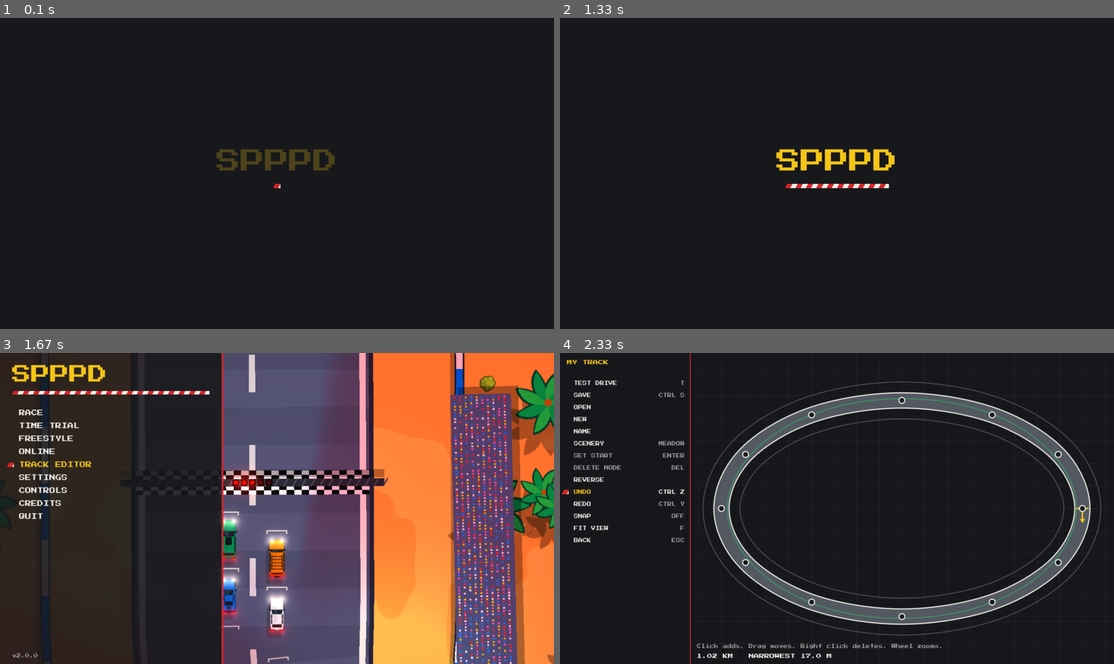
Above: before the commit, frames 1-4 (two rows, left to right).
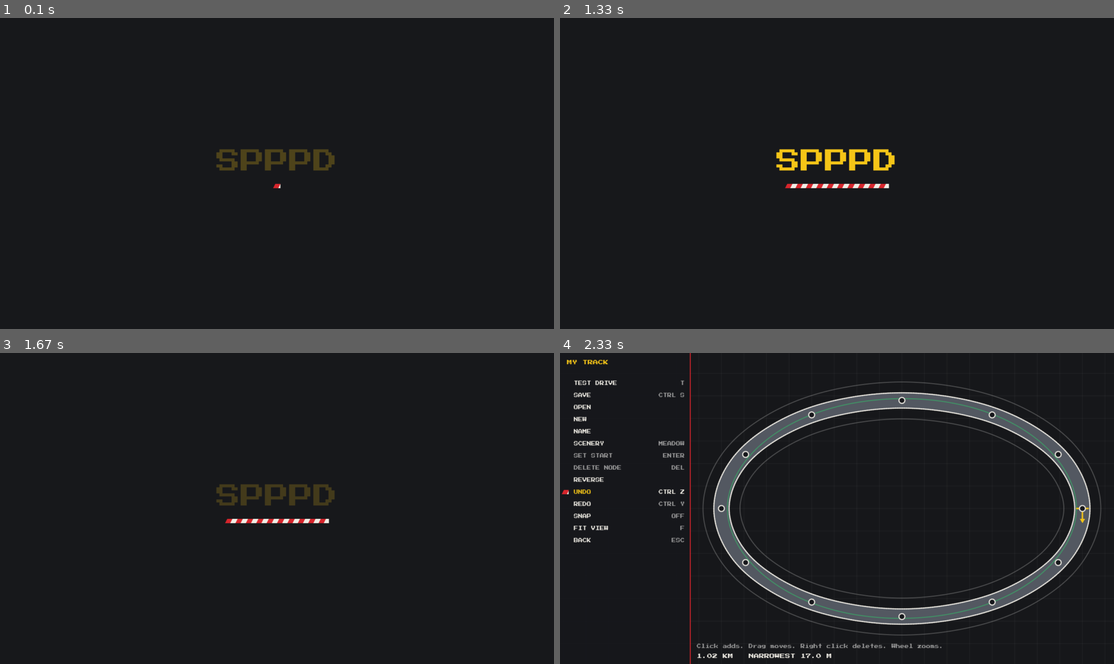
Above: after the commit, the same moments.

Repository: vanillaiice/spppd
Game: LÖVE game, started from main.lua
Same seed, same stepped clock (60 frames per second), same inputs: the game is played once before the commit and once after it.
Inputs (mouse positions are in pixels of both pictures, inside the frame that each line leads up to):
- Up to frame 1 (0.1 s): no input
- Up to frame 2 (1.33 s): no input
- Up to frame 3 (1.67 s): click (105, 461) at 1.48 s
- Up to frame 4 (2.33 s): tap Enter at 1.77 s; press the mouse at (620, 492) at 2.13 s; move the mouse to (637, 464) at 2.23 s

Frames 1-2 are identical in both runs. In frame 3, 61% of the frame differs, in the area x 1-100%, y 0-100%; in frame 4, nothing differs.

Commit message:
Play a start button, V8 rev and blow-off over the splash
Co-Authored-By: Claude Opus 5.5 <noreply@anthropic.com>

Diff:
--- a/src/audio.lua
+++ b/src/audio.lua
@@ -13,6 +13,15 @@
 local IMPACT_GAP = 0.12    -- seconds; a car grinding along a wall is one noise
 local SPOOL_UP, SPOOL_DOWN = 1.8, 7  -- how fast the turbo fills and dumps (per s)
 local BLOWOFF_SPOOL = 0.55 -- turbo pressure needed to be heard venting
+local STARTUP_PRESS = 0.08 -- the start button going down
+local STARTUP_CATCH = 0.35 -- seconds before the engine fires
+audio.STARTUP_PEAK = 1.1   -- the rev flare tops out and the turbo vents
+audio.STARTUP_LENGTH = 1.7
+local STARTUP_REDLINE = 7000
+-- Where each cylinder fires in the cycle, and how hard its pulse reaches the
+-- tailpipe. The unevenness is what gives a V8 its lope.
+local V8_FIRING = { 0.02, 0.13, 0.27, 0.36, 0.52, 0.61, 0.77, 0.86 }
+local V8_LEVEL = { 1, 0.72, 0.9, 0.62, 0.95, 0.7, 0.84, 0.66 }
 
 local NOISE, SINE, SQUARE = sfxr.WAVEFORM.NOISE, sfxr.WAVEFORM.SINE, sfxr.WAVEFORM.SQUARE
 
@@ -173,6 +182,110 @@
   return noiseLoop(1.2, 0.11, 1.7)
 end
 
+-- Engine speed through the startup: a stumble as it catches, then a hard snap
+-- up the revs into the limiter, and a fall to idle.
+local function startupRpm(t)
+  if t < STARTUP_CATCH then return 500 end
+  local peak = audio.STARTUP_PEAK
+  if t < STARTUP_CATCH + 0.2 then
+    return 500 + 900 * (t - STARTUP_CATCH) / 0.2
+  end
+  if t < peak then
+    return 1400 + (STARTUP_REDLINE - 1400) * (1 - math.exp(-(t - STARTUP_CATCH - 0.2) * 7))
+  end
+  return 1000 + (STARTUP_REDLINE - 1000) * math.exp(-(t - peak) * 6)
+end
+
+-- A two-pole resonance: one length of exhaust pipe ringing at hz.
+local function resonator(hz, r)
+  local y1, y2 = 0, 0
+  local a = 2 * r * math.cos(hz * math.pi * 2 / RATE)
+  local gain = 1 - r
+  return function(x)
+    local y = a * y1 - r * r * y2 + x * gain
+    y2, y1 = y1, y
+    return y
+  end
+end
+
+-- A heavy start button bottoming out: a low thud that sags in pitch, with a
+-- muted knock on top and only a trace of contact noise.
+local function buttonThud(t, white)
+  if t < 0 or t > 0.2 then return 0 end
+  return math.sin((130 * t - 300 * t * t) * math.pi * 2) * math.exp(-t * 28) * 2.2
+    + math.sin(t * math.pi * 2 * 320) * math.exp(-t * 90) * 0.9
+    + white * math.exp(-t * 400) * 0.08
+end
+
+-- The launch sound: the start button, a rough catch, the revs snapped to the
+-- limiter, then the throttle shutting with a bang and a fluttering blow-off.
+-- The engine is a model, not a tone: uneven V8 firing pulses hit the resonances
+-- of the exhaust and the result is driven hard into saturation. One sample, so
+-- the parts can't drift apart whatever the frame rate does.
+function audio.startupData()
+  local rng = love.math.newRandomGenerator(31)
+  local cyclePhase, flutterPhase = 0, 0
+  local ventLow, ventBand = 0, 0
+  local cylinder, cycle, pressure, body = 1, 0, 0, 0
+  local pipes = { resonator(92, 0.994), resonator(265, 0.99), resonator(710, 0.98), resonator(1900, 0.96) }
+  local PIPE_LEVEL = { 1, 0.8, 0.5, 0.28 }
+  local pressureDecay = math.exp(-1 / (0.0028 * RATE))
+
+  return soundData(audio.STARTUP_LENGTH, function(t)
+    local rpm = startupRpm(t)
+    local peak = audio.STARTUP_PEAK
+    local running, lifted = t >= STARTUP_CATCH, t >= peak
+    local white = rng:random() * 2 - 1
+    cyclePhase = cyclePhase + rpm / 120 / RATE  -- a four-stroke cycle is two turns
+
+    while cyclePhase >= cycle + V8_FIRING[cylinder] do
+      local level = V8_LEVEL[cylinder]
+      if not running then
+        level = 0
+      elseif t < STARTUP_CATCH + 0.2 then
+        if rng:random() < 0.3 then level = 0 end        -- it stumbles as it catches
+      elseif lifted then
+        level = level * 0.28                            -- off the throttle
+        if rng:random() < 0.3 then level = 0 end
+      elseif rpm > STARTUP_REDLINE * 0.97 and cylinder % 2 == 0 then
+        level = 0                                       -- the limiter cutting sparks
+      end
+      pressure = math.max(pressure, level)
+      cylinder = cylinder + 1
+      if cylinder > #V8_FIRING then cylinder, cycle = 1, cycle + 1 end
+    end
+    pressure = pressure * pressureDecay
+
+    -- Hot gas leaving a valve is a rough burst, not a clean click.
+    local gas = pressure * (0.65 + white * 0.5)
+    body = body + (gas - body) * 0.015
+    local pulse = gas - body  -- only the swing: steady pressure would pin the saturation
+    local exhaust = pulse * 0.5
+    for i, pipe in ipairs(pipes) do exhaust = exhaust + pipe(pulse) * PIPE_LEVEL[i] * 2.2 end
+    local drive = (not running or lifted) and 0.7 or 0.7 + rpm / 2600
+    local engine = math.atan(exhaust * drive) * (lifted and 0.3 or 0.5)
+
+    local button = buttonThud(t - STARTUP_PRESS, white)
+
+    local bang, vent = 0, 0
+    local since = t - peak
+    if since > 0 then
+      bang = math.sin(since * math.pi * 2 * (150 - since * 900)) * math.exp(-since * 32) * 0.6
+      -- Noise through a band that sweeps down as the pressure goes.
+      local band = 0.08 + 0.3 * math.exp(-since * 5)
+      ventLow = ventLow + band * ventBand
+      ventBand = ventBand + band * (white - ventLow - ventBand * 0.5)
+      flutterPhase = flutterPhase + (34 - since * 30) / RATE
+      local flutter = 1 - 0.65 * math.max(0, math.sin(flutterPhase * math.pi * 2)) * math.exp(-since * 1.5)
+      vent = ventBand * math.min(1, since / 0.012) * math.exp(-since * 3.6) * flutter * 0.55
+    end
+
+    local mixed = button + engine + bang
+    mixed = mixed / (1 + math.abs(mixed) * 0.5)  -- a soft ceiling for the firing peaks
+    return (mixed + vent) * 0.85 * math.min(1, (audio.STARTUP_LENGTH - t) / 0.12)
+  end)
+end
+
 local function looping(data)
   local source = love.audio.newSource(data, "static")
   source:setLooping(true)
@@ -200,6 +313,7 @@
     for _, name in ipairs({ "beep", "go", "click", "select", "shift", "pop", "lap", "blowoff" }) do
       audio.shots[name] = love.audio.newSource(audio.shotData(name), "static")
     end
+    audio.shots.startup = love.audio.newSource(audio.startupData(), "static")
     local impact, scrape = audio.shotData("impact"), audio.shotData("scrape")
     audio.impacts = {}
     for i = 1, 4 do audio.impacts[i] = love.audio.newSource(impact, "static") end
--- a/src/splash.lua
+++ b/src/splash.lua
@@ -1,9 +1,11 @@
 local ui = require("src/ui")
 local colors = require("src/colors")
+local audio = require("src/audio")
 
-local splash = { timer = 0, length = 1.6 }
+local splash = { timer = 0, length = audio.STARTUP_LENGTH }
 
 function splash.update(dt)
+  if splash.timer == 0 then audio.play("startup", 0.8) end
   splash.timer = splash.timer + dt
   return splash.timer >= splash.length
 end
@@ -14,7 +16,7 @@
   local fade = math.min(1, splash.timer * 3) * math.min(1, (splash.length - splash.timer) * 4)
   local c = colors.marshal
   ui.text("SPPPD", 0, sh / 2 - 28 * s, 28 * s, { c[1], c[2], c[3], fade }, "center", sw)
-  local w = 120 * s * math.min(1, splash.timer / 1.1)
+  local w = 120 * s * math.min(1, splash.timer / audio.STARTUP_PEAK)
   ui.kerb(sw / 2 - w / 2, sh / 2 + 12 * s, w, 5 * s, s)
 end
 
--- a/tests/flow.lua
+++ b/tests/flow.lua
@@ -34,8 +34,11 @@
   local list = {}
   local function step(wait, fn) list[#list + 1] = { wait = wait, fn = fn } end
 
-  step(2, function() expect(state.screen == "splash", "the game opens on the splash") end)
-  step(110, function() expect(state.screen == "menu", "the splash leads to the menu") end)
+  step(2, function()
+    expect(state.screen == "splash", "the game opens on the splash")
+    expect(audio.shots.startup:isPlaying(), "the engine starts over it")
+  end)
+  step(140, function() expect(state.screen == "menu", "the splash leads to the menu") end)
   step(4, function()
     expect(menu.screen == "main", "main menu shows")
     expect(rm.race() ~= nil, "a live race runs behind the menu")
--- a/tests/test_support.lua
+++ b/tests/test_support.lua
@@ -292,6 +292,27 @@
     end)
   end
 
+  h.it("the startup sound builds to a flare, vents, and ends quietly", function()
+    local data = audio.startupData()
+    h.assertEq(data:getDuration() >= audio.STARTUP_LENGTH - 0.01, true, "fills the splash")
+    h.assertBetween(peakOf(data), 0.3, 0.95, "peak level")
+    local function level(from, to)
+      local sum, a, b = 0, math.floor(from * 44100), math.floor(to * 44100)
+      for i = a, b - 1 do sum = sum + data:getSample(i) ^ 2 end
+      return math.sqrt(sum / (b - a))
+    end
+    local peak = audio.STARTUP_PEAK
+    h.assertTrue(level(0.08, 0.1) > 0.05, "the start button is heard")
+    h.assertTrue(level(0.27, 0.34) < 0.01, "nothing else before the engine fires")
+    local mean = 0
+    local from, to = math.floor((peak - 0.3) * 44100), math.floor(peak * 44100)
+    for i = from, to - 1 do mean = mean + data:getSample(i) end
+    h.assertTrue(math.abs(mean / (to - from)) < 0.05, "the flare swings, it isn't stuck to one side")
+    h.assertTrue(level(peak + 0.1, peak + 0.3) < level(peak - 0.2, peak), "the revs drop away")
+    h.assertTrue(level(peak, peak + 0.2) > 0.05, "the vent is heard")
+    h.assertTrue(level(audio.STARTUP_LENGTH - 0.03, audio.STARTUP_LENGTH) < 0.03, "no click at the end")
+  end)
+
   h.it("tyres are silent until sliding, and on the brakes", function()
     h.assertEq(audio.scrubLevel(0.2, false), 0)
     h.assertTrue(audio.scrubLevel(0.8, false) > 0, "a slide is heard")
